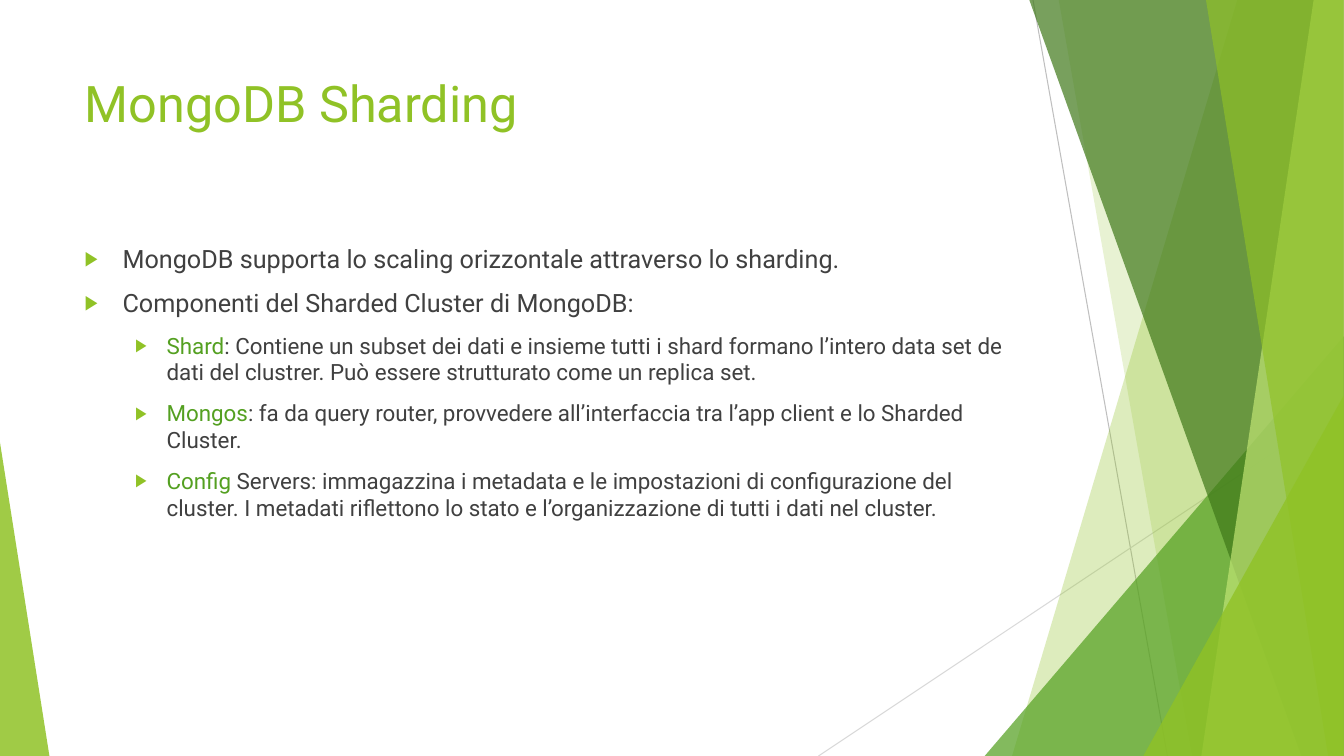
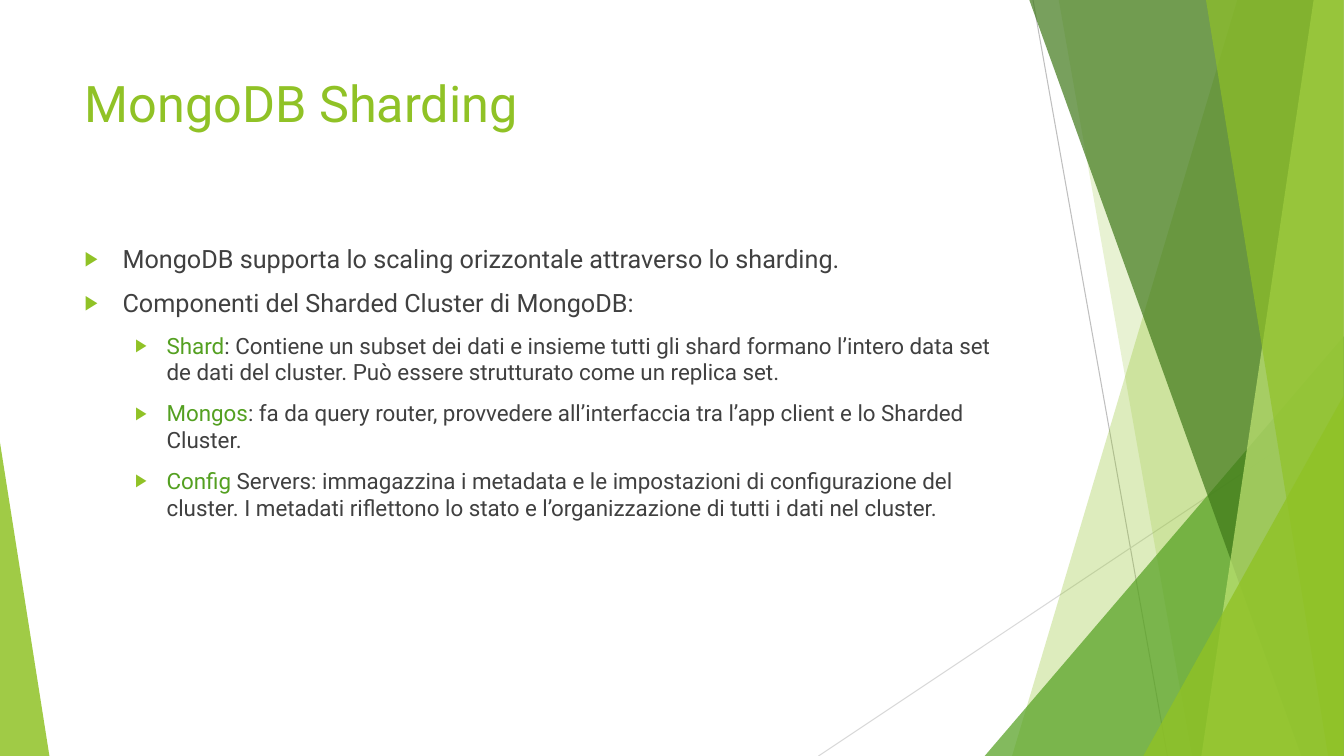
Before and after one commit to Buzzolan/VeronaCardMongoDB, a slide deck: slide 21 of Presentazione_progetto.pptx. Drawn at 1344x756 pixels with LibreOffice and Linux fonts; fonts in the diff are those of the drawing. Boxes give left, top, right and bottom in pixels: in the first picture for what was removed or moved away, otherwise in the second. Text is boxed around its words. In the diff, an @@ line names an element or a change of style, - is before the commit and + after.

```diff
--- a/Presentazione_progetto.pptx
+++ b/Presentazione_progetto.pptx
@@ text at (x1=167, y1=337, x2=990, y2=385): text changed @@
-  ▶ Shard: Contiene un subset dei dati e insieme tutti i shard formano l’intero data set de dati del clustrer. Può essere strutturato come un replica set.
+  ▶ Shard: Contiene un subset dei dati e insieme tutti gli shard formano l’intero data set de dati del cluster. Può essere strutturato come un replica set.
```
Also in this commit, not shown: 2 other slides changed.
